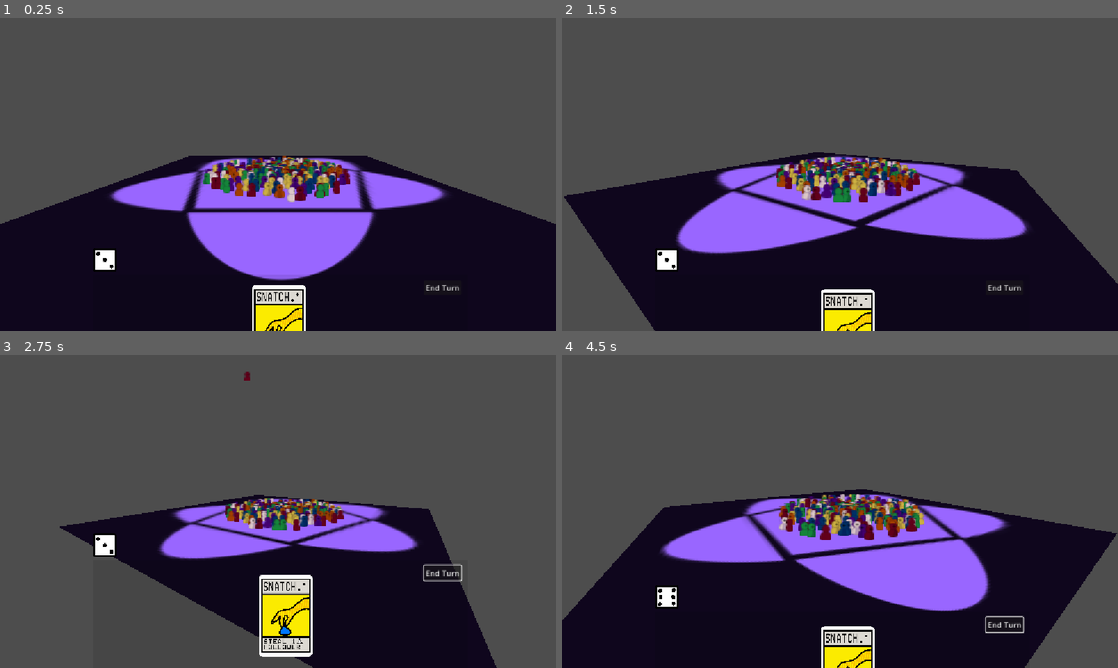
Above: before the commit, frames 1-4 (two rows, left to right).
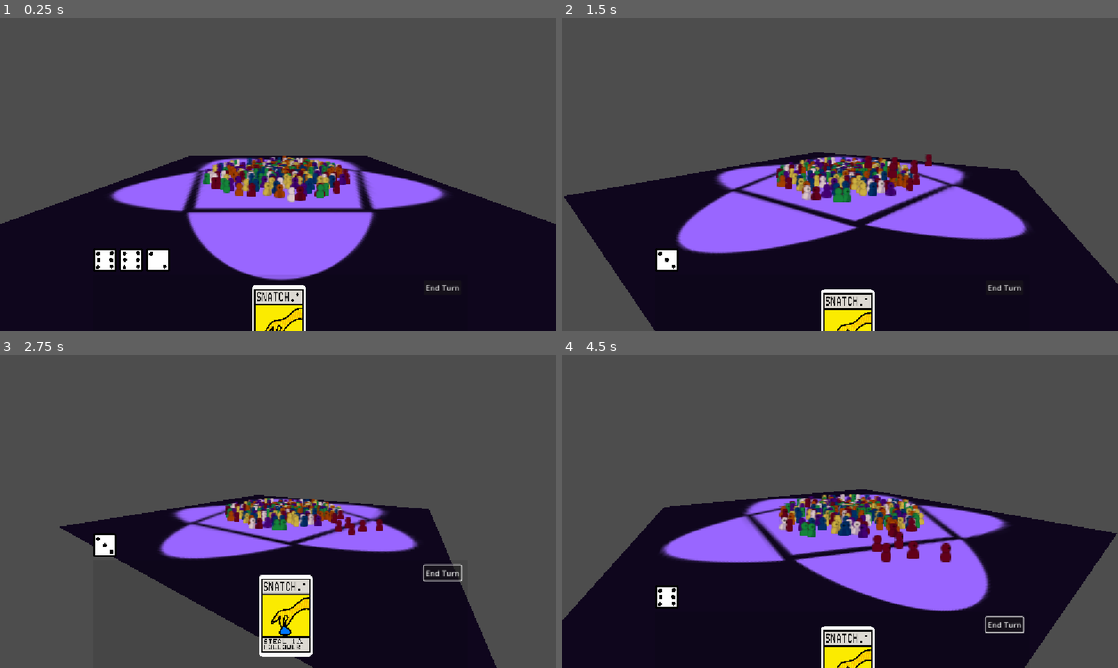
Above: after the commit, the same moments.

Repository: Kaplin86/CULTS
Game: Godot game, scene res://main.tscn
Same seed, same stepped clock (60 frames per second), same inputs: the game is played once before the commit and once after it.
Inputs (mouse positions are in pixels of both pictures, inside the frame that each line leads up to):
- Up to frame 1 (0.25 s): no input
- Up to frame 2 (1.5 s): tap Enter at 0.5 s; move the mouse to (962, 158) at 0.52 s; hold Right (ui_right) 0.53-1.25 s; tap Alt at 0.6 s; click (962, 158) at 0.67 s; drag from (728, 190) to (812, 237) at 1.27 s
- Up to frame 3 (2.75 s): click "End Turn" at 2 s
- Up to frame 4 (4.5 s): move the mouse to (895, 442) at 2.77 s; hold Right (ui_right) 2.78-3.5 s; tap Alt at 2.85, 4.35 s; drag from (812, 574) to (673, 464) at 3.52 s; tap Space at 4.25 s; move the mouse to (1006, 558) at 4.27 s; hold Left (ui_left) from 4.28 s (still down)

The runs differ from the first frame. In frame 1, 0.7% of the frame differs, in the area x 17-45%, y 48-82%; in frame 2, 0.4%; in frame 3, 0.3%; in frame 4, 0.7%.

Commit message:
THEY MOVE

Diff:
--- a/scripts/BoardHandler.gd
+++ b/scripts/BoardHandler.gd
@@ -85,7 +85,21 @@
 	var shape = area.get_child(0)
 	for I in count:
 		var selectedCultist = placedFigures.get_or_add("civ",{}).get_or_add(References.figureTypes.find_key(type),[]).pick_random()
-		selectedCultist.global_position.y += 10
+		var newTween = create_tween()
+
+
+		var newpos = Vector2(0,0)
+		var positionAngle = randf() * PI * 1
+		positionAngle += area.global_rotation.y
+		var distance = shape.shape.radius * randf()*2
+		shape.global_position.y = 0
+		newpos = Vector3(sin(positionAngle) * distance,0,cos(positionAngle)* distance) + shape.global_position
+
+		newTween.tween_property(selectedCultist.get_child(0),"offset",Vector2(0,120),0.25)
+		newTween.tween_property(selectedCultist,"global_position",newpos,0.5)
+		newTween.tween_property(selectedCultist.get_child(0),"offset",Vector2(0,0),0.25)
+
+		placedFigures.get_or_add(player,{}).get_or_add(References.figureTypes.find_key(type),[]).append(selectedCultist)
 
 func movePlayerToPlayer():
 	pass
@@ -133,9 +147,9 @@
 	renderNewBoard()
 
 
-	await get_tree().create_timer(0).timeout
-
-	moveCivToPlayer(References.figureTypes.crimson,playerObjects[0])
+	await get_tree().create_timer(1).timeout
+
+	moveCivToPlayer(References.figureTypes.crimson,playerObjects[0],5)
 
 	while getBoardCount() != 0:
 		for plyr in playerObjects:
